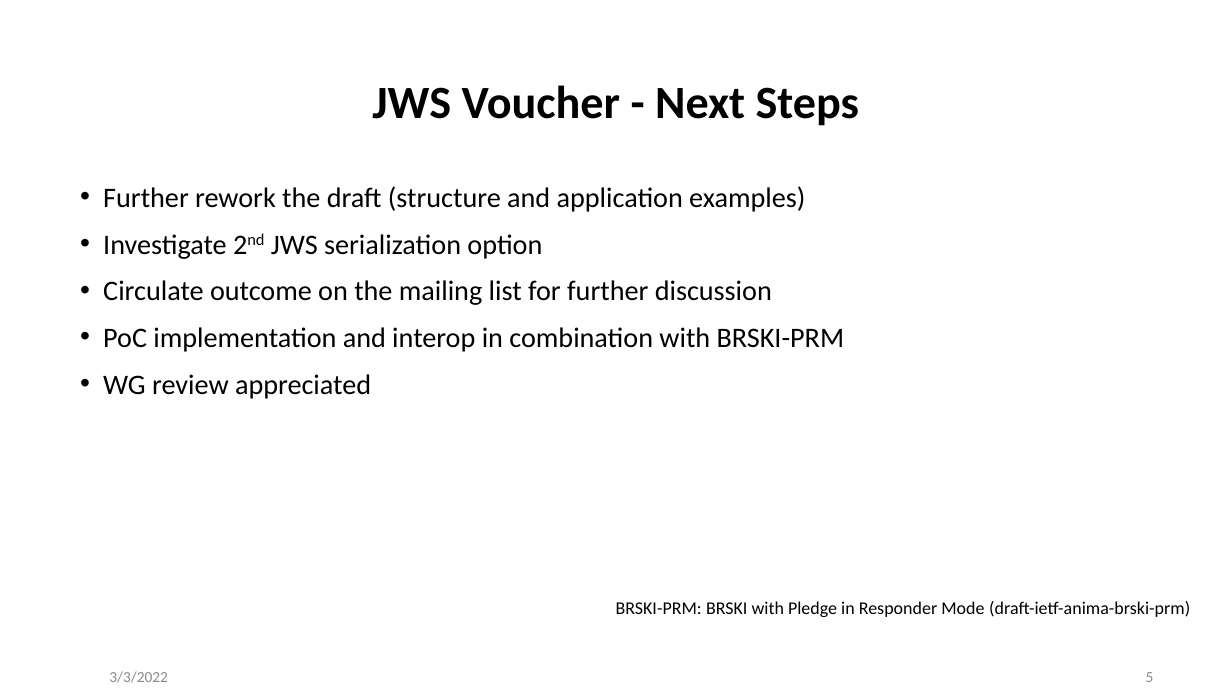
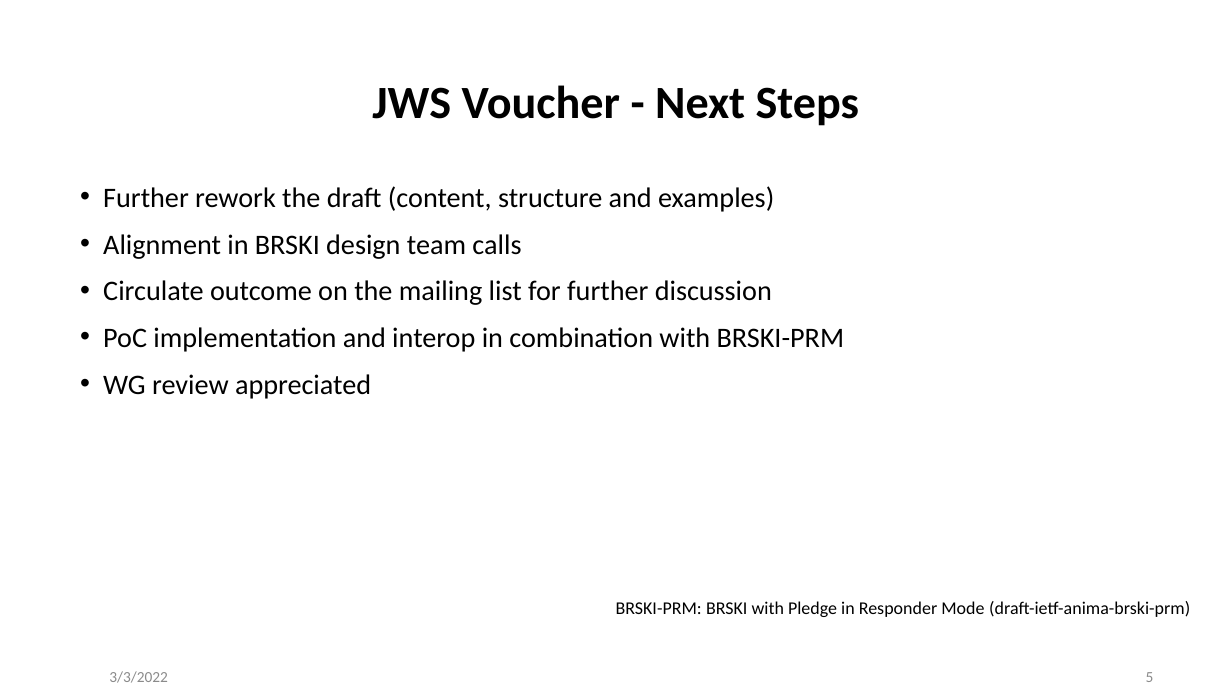
Before and after one commit to anima-wg/anima-jws-voucher, a slide deck: slide 5 of presentations/ietf113-anima-jws-voucher.pptx. Drawn at 1232x693 pixels with LibreOffice and Linux fonts; fonts in the diff are those of the drawing. Boxes give left, top, right and bottom in pixels: in the first picture for what was removed or moved away, otherwise in the second. Text is boxed around its words. In the diff, an @@ line names an element or a change of style, - is before the commit and + after.

Commit message:
adapted slide: Next Steps

```diff
--- a/presentations/ietf113-anima-jws-voucher.pptx
+++ b/presentations/ietf113-anima-jws-voucher.pptx
@@ text at (103,186,774,259): text changed @@
-• Further rework the draft (structure and application examples)
-• Investigate 2nd JWS serialization option
+• Further rework the draft (content, structure and examples)
+• Alignment in BRSKI design team calls
```
